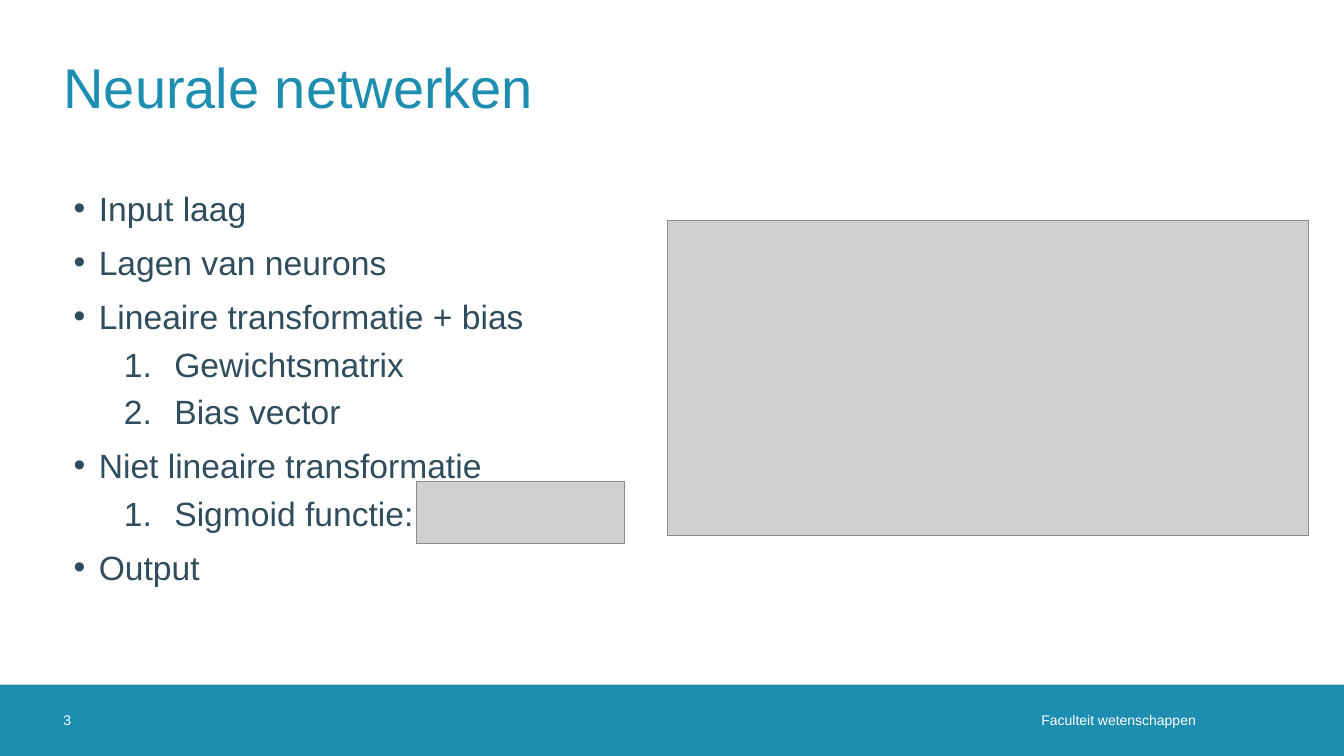
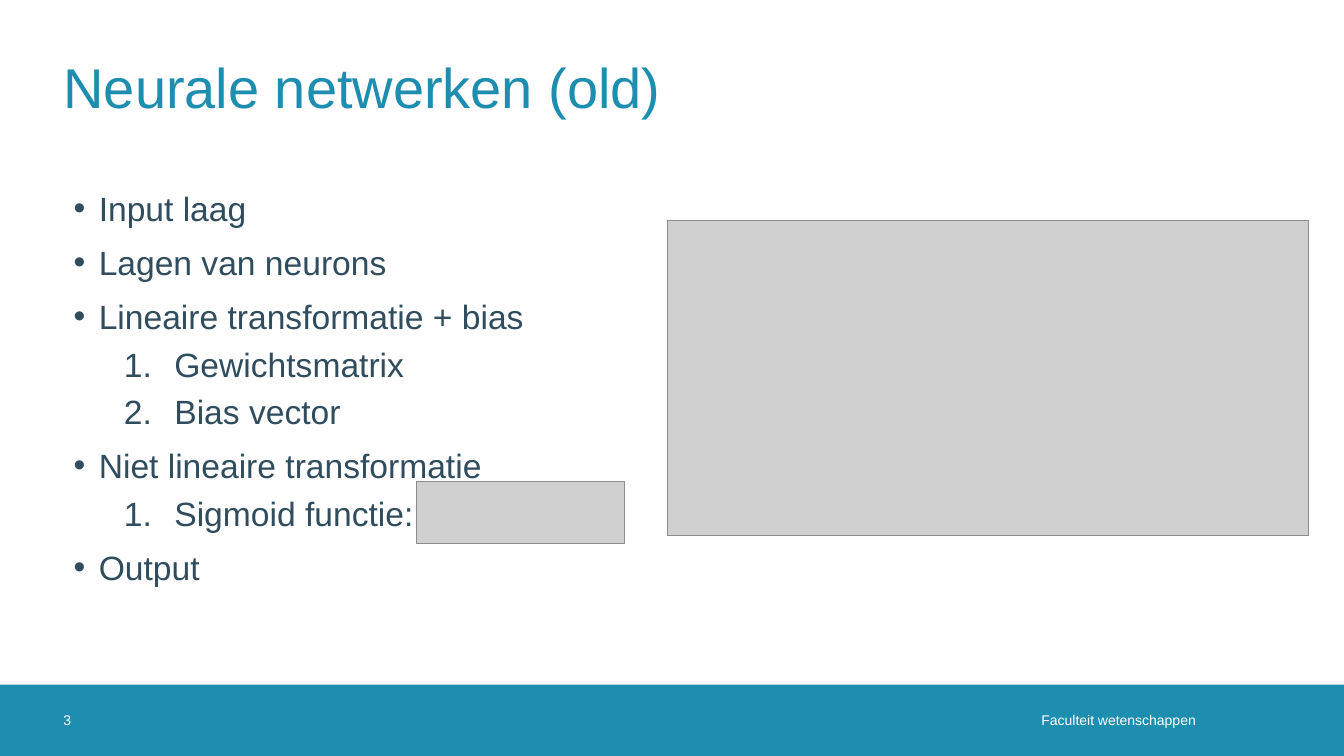
Before and after one commit to JoppeDJ/BachelorProef, a slide deck: slide 3 of Literatuurstudie/Literatuurstudie_ppt.pptx. Drawn at 1344x756 pixels with LibreOffice and Linux fonts; fonts in the diff are those of the drawing; grey boxes stand for pictures; background and template pictures are left out. Boxes give left, top, right and bottom in pixels: in the first picture for what was removed or moved away, otherwise in the second. Text is boxed around its words. In the diff, an @@ line names an element or a change of style, - is before the commit and + after.

```diff
--- a/Literatuurstudie/Literatuurstudie_ppt.pptx
+++ b/Literatuurstudie/Literatuurstudie_ppt.pptx
@@ title at (x1=63, y1=67, x2=661, y2=118): text changed @@
-Neurale netwerken
+Neurale netwerken (old)
```
Also in this commit, not shown: 3 other slides changed, 3 slides added.
